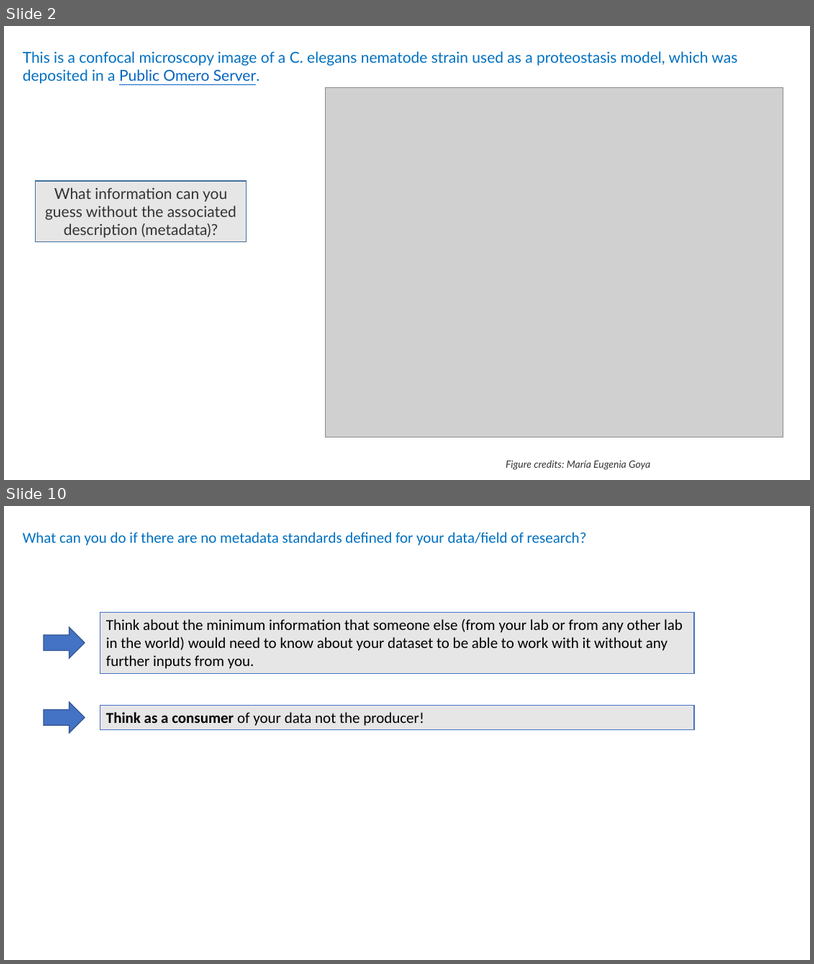
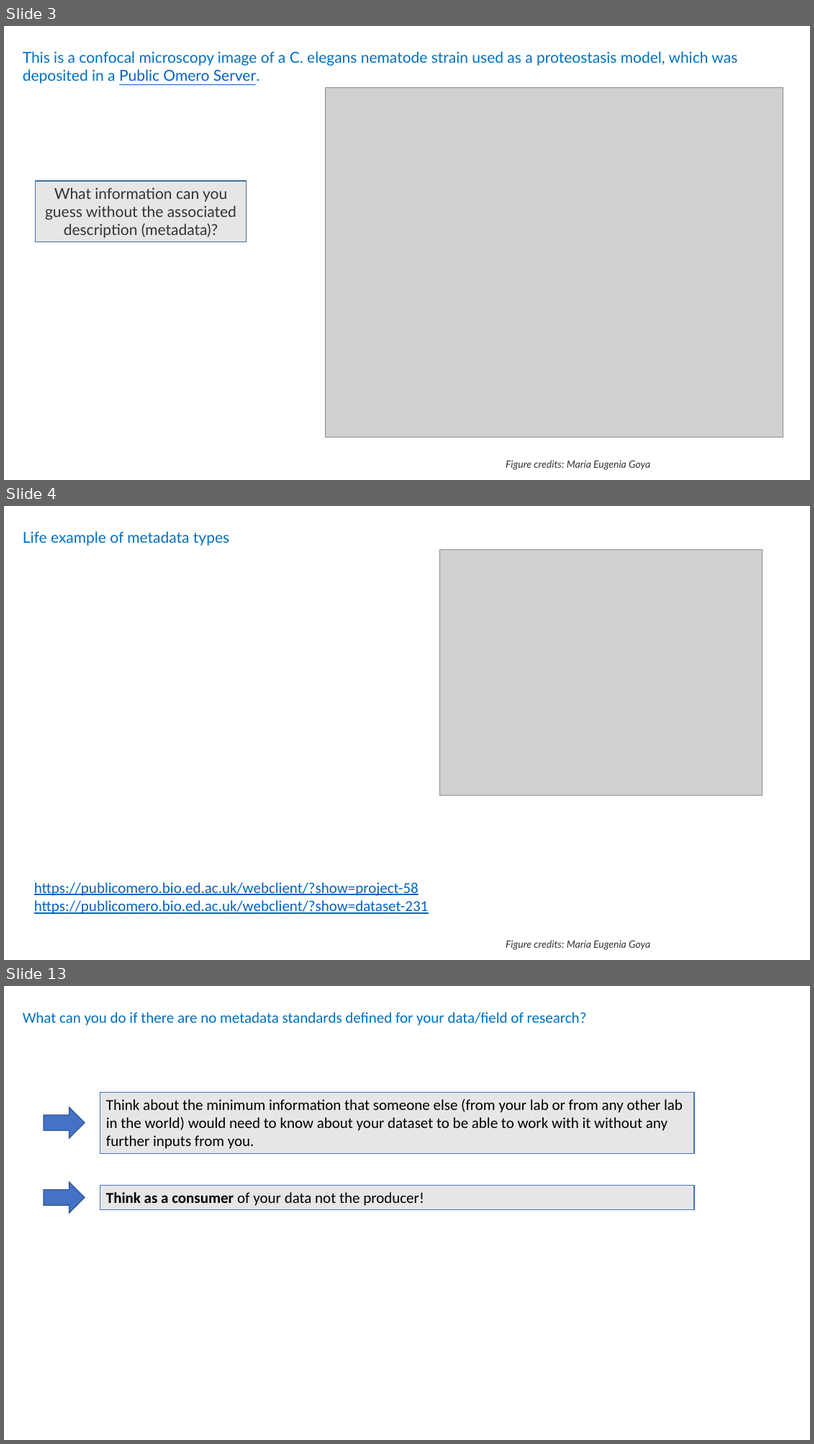
Before and after one commit to tobyhodges/solid-waddle, a slide deck: instructors/04-intro-to-metadata.pptx. Shown one above the other, each under a label of ours: slides 2 and 10 before the commit, slides 3, 4 and 13 after it; the slides between them are not shown. The pictures are 814x964 and 814x1444 pixels, drawn with LibreOffice and Linux fonts; fonts in the diff are those of the drawing; grey boxes stand for pictures. Boxes give left, top, right and bottom in pixels: in the first picture for what was removed or moved away, otherwise in the second. Text is boxed around its words. In the diff, an @@ line names an element or a change of style, - is before the commit and + after.

```diff
--- a/instructors/04-intro-to-metadata.pptx
+++ b/instructors/04-intro-to-metadata.pptx
@@ slide 4 added at (4,506,810,960), background #FFFFFF @@
@@ text added at (23,531,229,546), 18 pt, text #0070C0 @@
+Life example of metadata types
@@ picture added at (440,549,763,795) @@
@@ text added at (34,882,428,914), 18 pt, text #0563C1, underline @@
+https://publicomero.bio.ed.ac.uk/webclient/?show=project-58
+https://publicomero.bio.ed.ac.uk/webclient/?show=dataset-231
@@ text added at (506,939,651,950), 12 pt, text #333333, italic @@
+Figure credits: María Eugenia Goya
@@ what was slide 2 is now slide 3 @@
@@ what was slide 10 is now slide 13 @@
```
Also in this commit, not shown: 2 slides changed, 5 other slides added, 3 slides removed, 2 other files.
